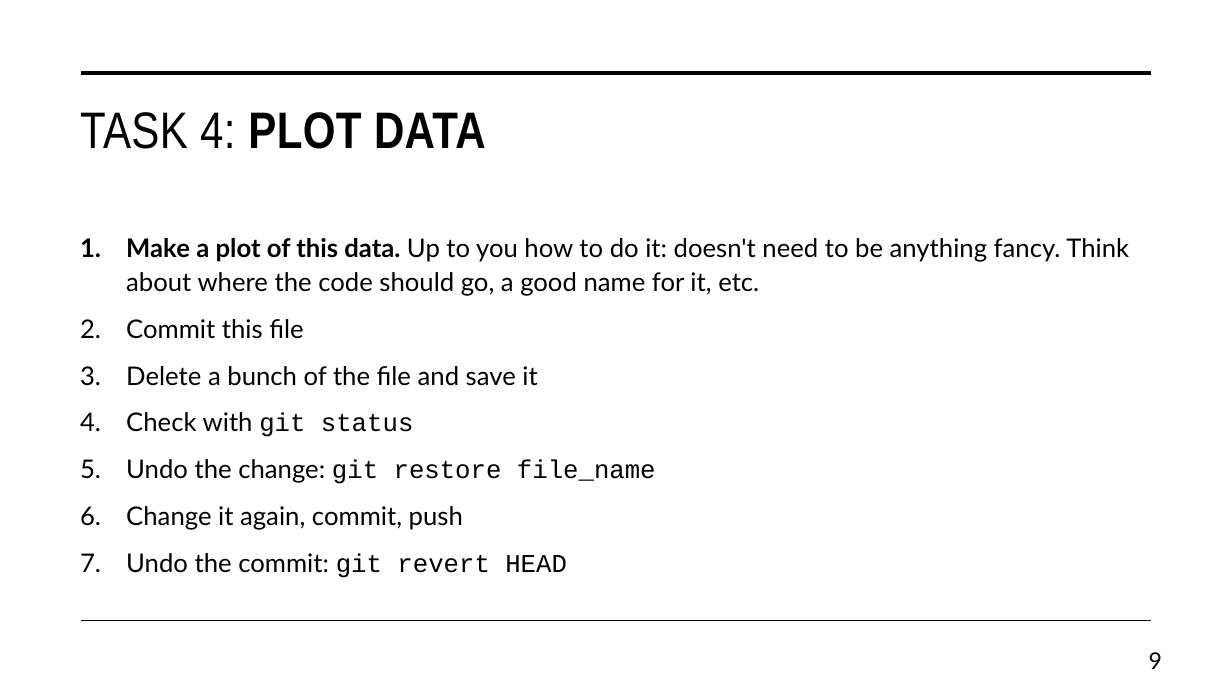
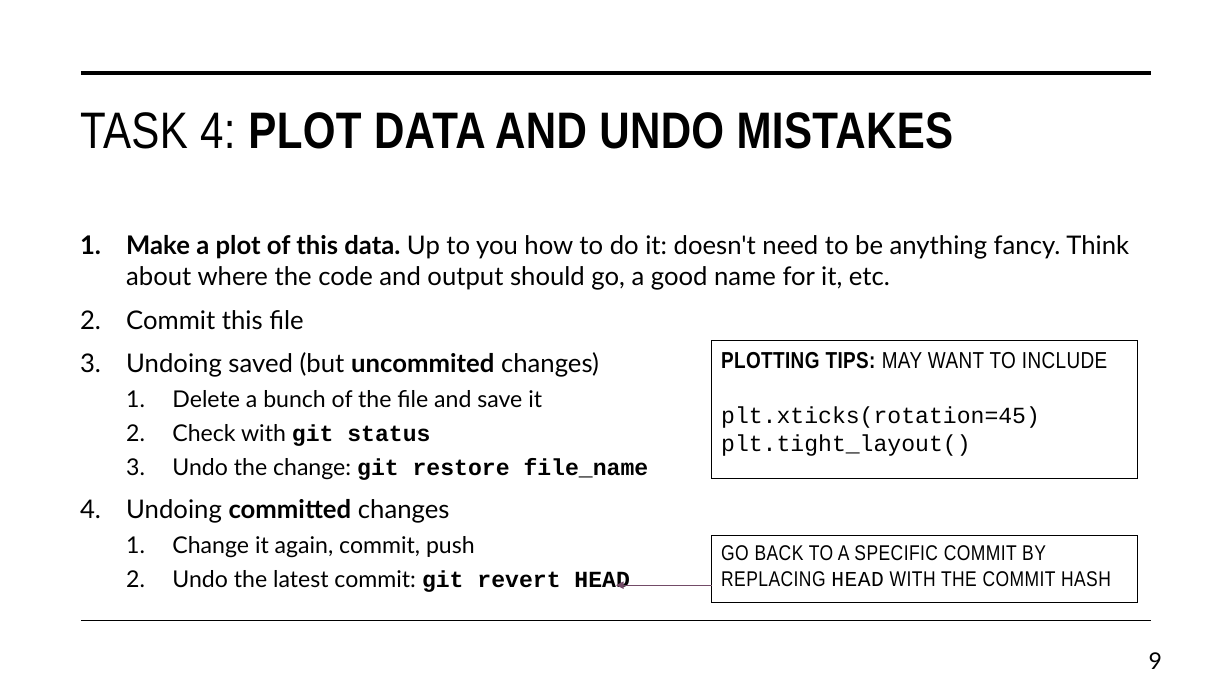
Before and after one commit to daniel-wrench/snap-research-template, a slide deck: slide 9 of doc/workshop_slides.pptx. Drawn at 1232x693 pixels with LibreOffice and Linux fonts; fonts in the diff are those of the drawing. Boxes give left, top, right and bottom in pixels: in the first picture for what was removed or moved away, otherwise in the second. Text is boxed around its words. In the diff, an @@ line names an element or a change of style, - is before the commit and + after.

```diff
--- a/doc/workshop_slides.pptx
+++ b/doc/workshop_slides.pptx
@@ title at (80, 112, 954, 149): text changed @@
-TASK 4: PLOT DATA
+TASK 4: PLOT DATA AND UNDO MISTAKES
@@ text at (126, 235, 1129, 290): text changed @@
-1. Make a plot of this data. Up to you how to do it: doesn't need to be anything fancy. Think about where the code should go, a good name for it, etc.
+1. Make a plot of this data. Up to you how to do it: doesn't need to be anything fancy. Think about where the code and output should go, a good name for it, etc.
@@ text at (126, 310, 649, 558): size 20 to 18 pt in "Delete a bunch of the file and ...", "Check with git status", "Undo the change: git restore file_name", "Change it again, commit, push"; bold on in "git status", "git restore file_name"; line spacing 1.1 to 1; list level 1 to 2 in "Delete a bunch of the ..."; list level 1 to 2 in "Check with git status"; list level 1 to 2 in "Undo the change: git restore ..."; list level 1 to 2 in "Change it again, commit, push" @@
@@ text at (126, 352, 599, 377): paragraph added @@
+3. Undoing saved (but uncommited changes)
@@ rectangle added at (712, 341, 1137, 479), outline #000000 0.75 pt, 18 pt, text #000000 @@
+PLOTTING TIPS: MAY WANT TO INCLUDE
+plt.xticks(rotation=45)
+plt.tight_layout()
@@ text at (126, 499, 450, 523): paragraph added @@
+4. Undoing committed changes
@@ rectangle added at (712, 535, 1137, 603), outline #000000 0.75 pt, 16.6 pt, text #000000 @@
+GO BACK TO A SPECIFIC COMMIT BY REPLACING HEAD WITH THE COMMIT HASH
@@ text at (172, 570, 629, 592): text changed; size 20 to 18 pt @@
-7. Undo the commit: git revert HEAD
+  2. Undo the latest commit: git revert HEAD
@@ arrow added from (712, 585) to (616, 585), #734B67 0.5 pt @@
```
Also in this commit, not shown: 3 other slides changed, 3 other files.
